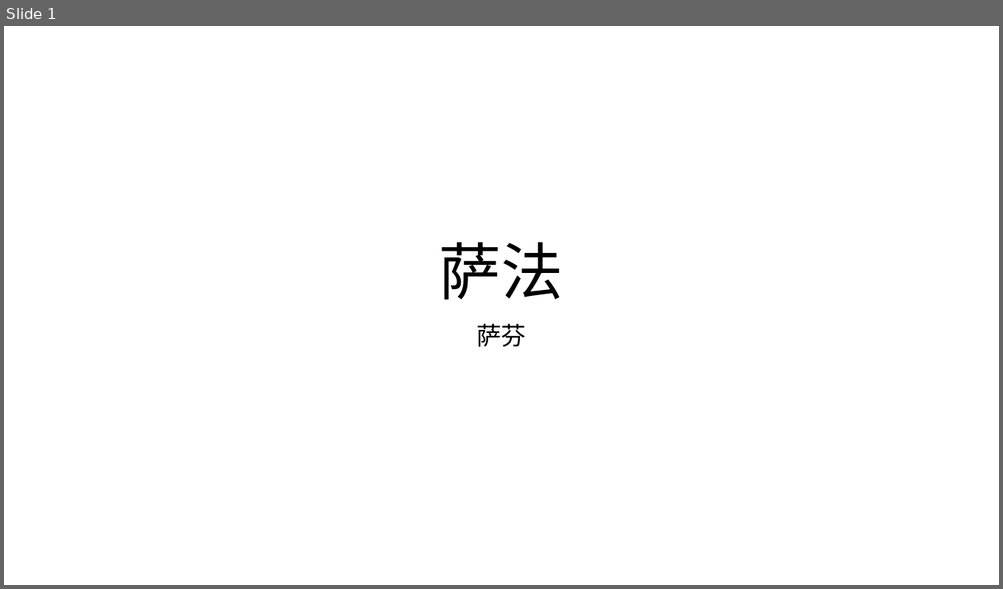
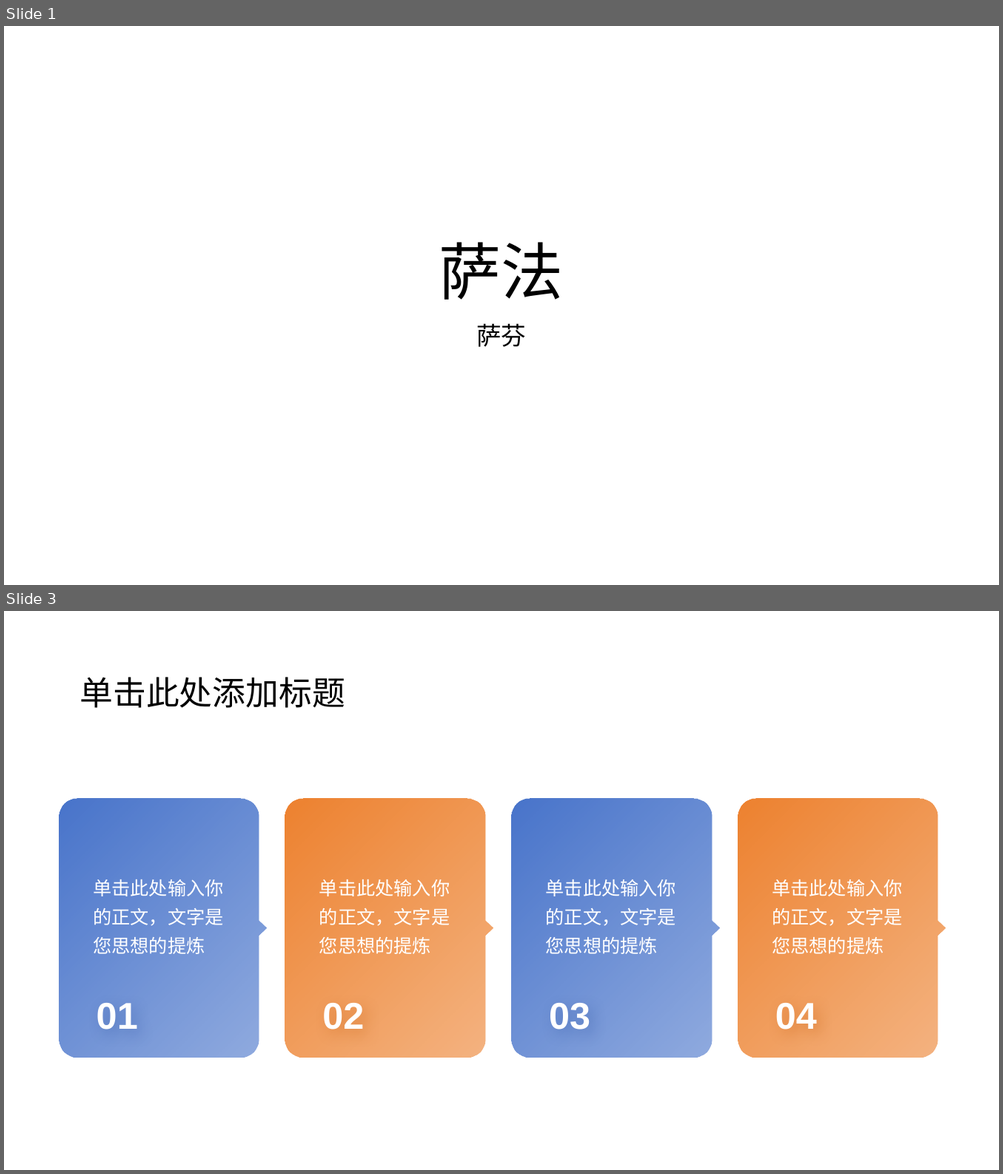
Before and after one commit to wss991/BaseApp, a slide deck: tr.pptx. Shown one above the other, each under a label of ours: slide 1 before the commit, slides 1 and 3 after it; the slides between them are not shown. The pictures are 1003x589 and 1003x1174 pixels, drawn with LibreOffice and Linux fonts; fonts in the diff are those of the drawing. Boxes give left, top, right and bottom in pixels: in the first picture for what was removed or moved away, otherwise in the second. Text is boxed around its words. In the diff, an @@ line names an element or a change of style, - is before the commit and + after.

```diff
--- a/tr.pptx
+++ b/tr.pptx
@@ slide 3 added at (x1=4, y1=611, x2=999, y2=1170), background #FFFFFF @@
@@ title added at (x1=79, y1=677, x2=345, y2=708), 32 pt, text #000000 @@
+单击此处添加标题
@@ freeform shape added at (x1=60, y1=798, x2=267, y2=1058), fill gradient #4874CB, 18 pt, text #FFFFFF @@
+单击此处输入你的正文，文字是您思想的提炼
@@ freeform shape added at (x1=285, y1=798, x2=492, y2=1058), fill gradient #EE822F, 18 pt, text #FFFFFF @@
+单击此处输入你的正文，文字是您思想的提炼
@@ freeform shape added at (x1=512, y1=798, x2=719, y2=1058), fill gradient #4874CB, 18 pt, text #FFFFFF @@
+单击此处输入你的正文，文字是您思想的提炼
@@ freeform shape added at (x1=737, y1=798, x2=945, y2=1058), fill gradient #EE822F, 18 pt, text #FFFFFF @@
+单击此处输入你的正文，文字是您思想的提炼
@@ text added at (x1=96, y1=1003, x2=138, y2=1030), 36 pt, text #FFFFFF, bold @@
+01
@@ text added at (x1=322, y1=1003, x2=364, y2=1030), 36 pt, text #FFFFFF, bold @@
+02
@@ text added at (x1=549, y1=1003, x2=590, y2=1030), 36 pt, text #FFFFFF, bold @@
+03
@@ text added at (x1=775, y1=1003, x2=817, y2=1030), 36 pt, text #FFFFFF, bold @@
+04
```
Also in this commit, not shown: 1 other slide added.
